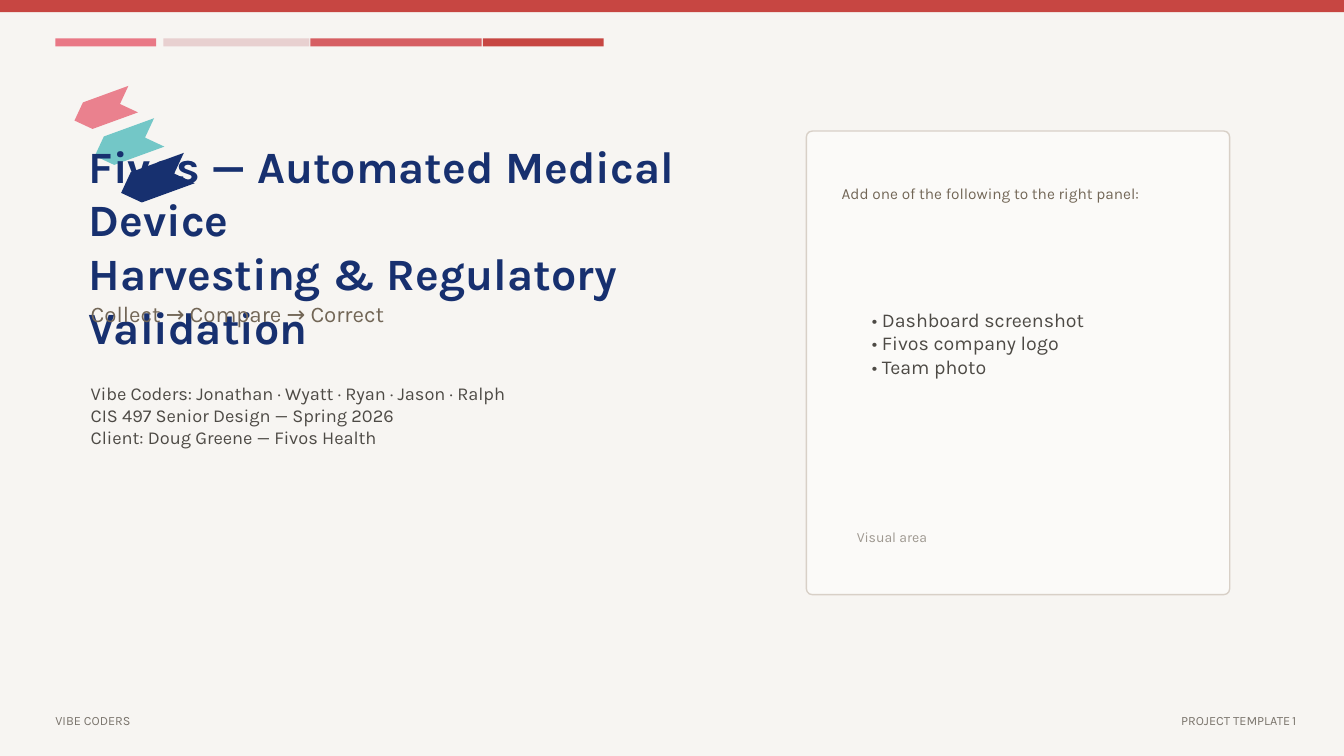
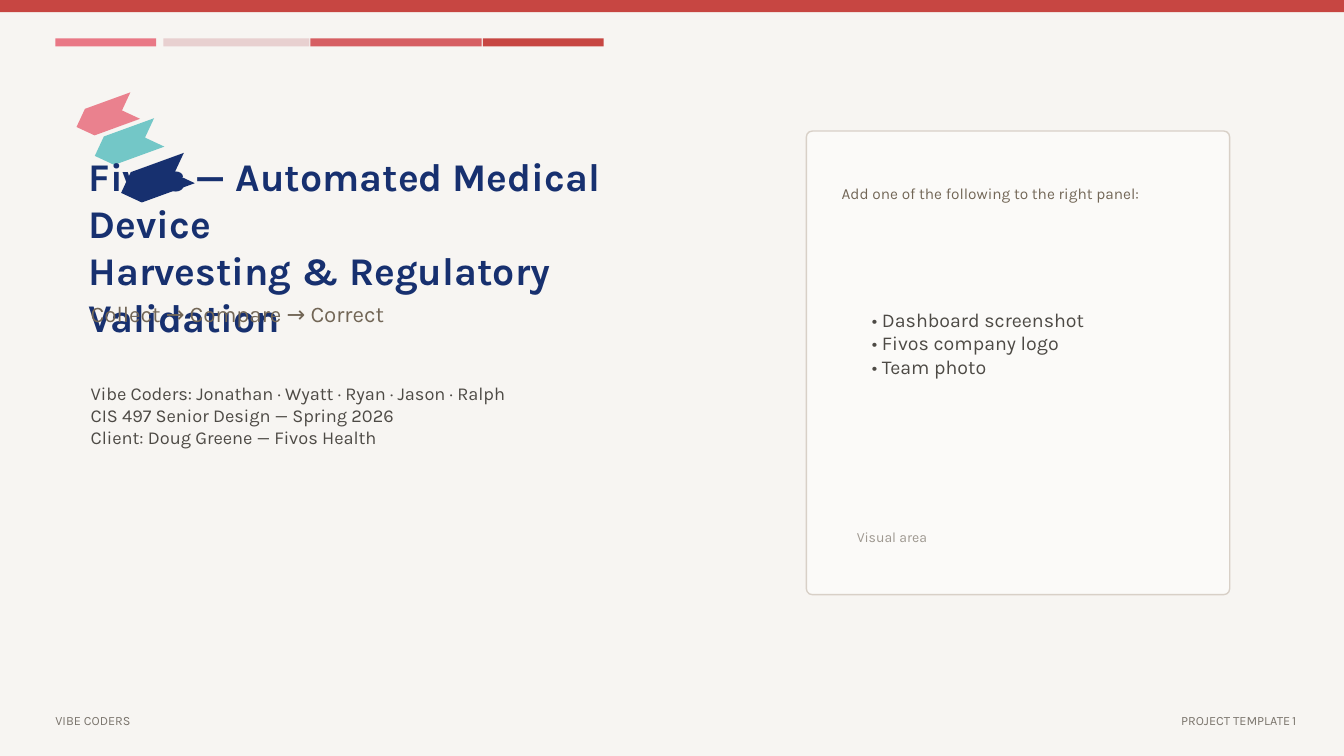
Before and after one commit to JasonSonith/Fivos_Senior_Project, a slide deck: slide 1 of Final_Presentation.pptx. Drawn at 1344x756 pixels with LibreOffice and Linux fonts; fonts in the diff are those of the drawing. Boxes give left, top, right and bottom in pixels: in the first picture for what was removed or moved away, otherwise in the second. Text is boxed around its words. In the diff, an @@ line names an element or a change of style, - is before the commit and + after.

```diff
--- a/Final_Presentation.pptx
+++ b/Final_Presentation.pptx
@@ chevron: place and size @@
-chevron at (70,86,138,134)
+chevron at (72,92,140,140)
@@ text "Fivos — Automated Medical Device" at (89,156,600,333): size 32 to 28 pt @@
```
Also in this commit, not shown: 5 other files.
